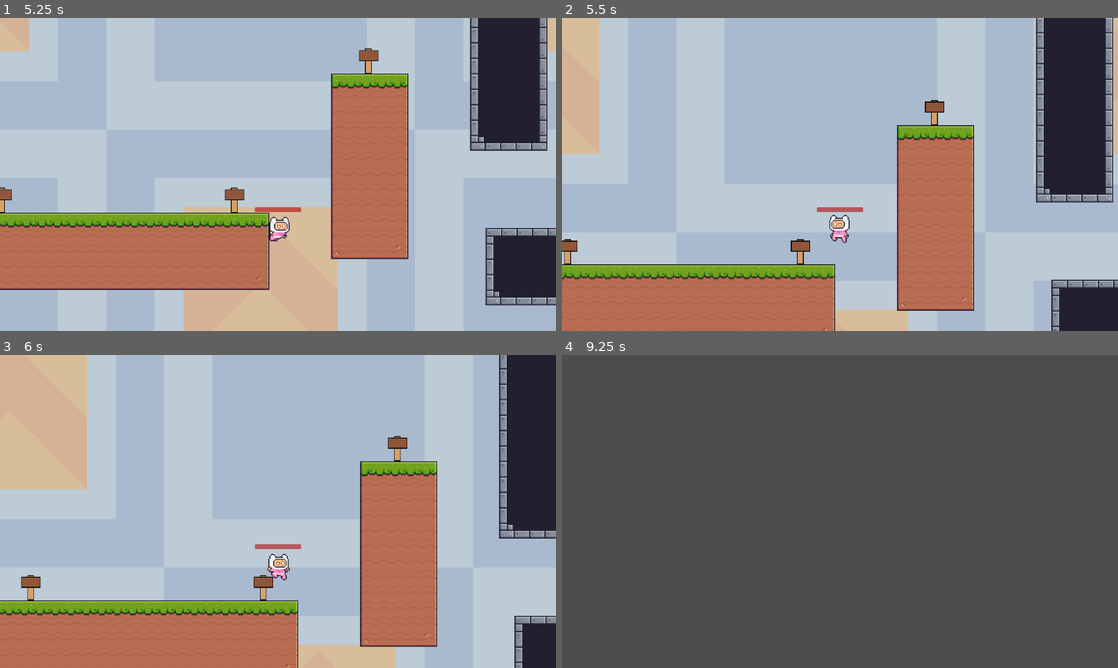
Above: before the commit, frames 1-4 (two rows, left to right).
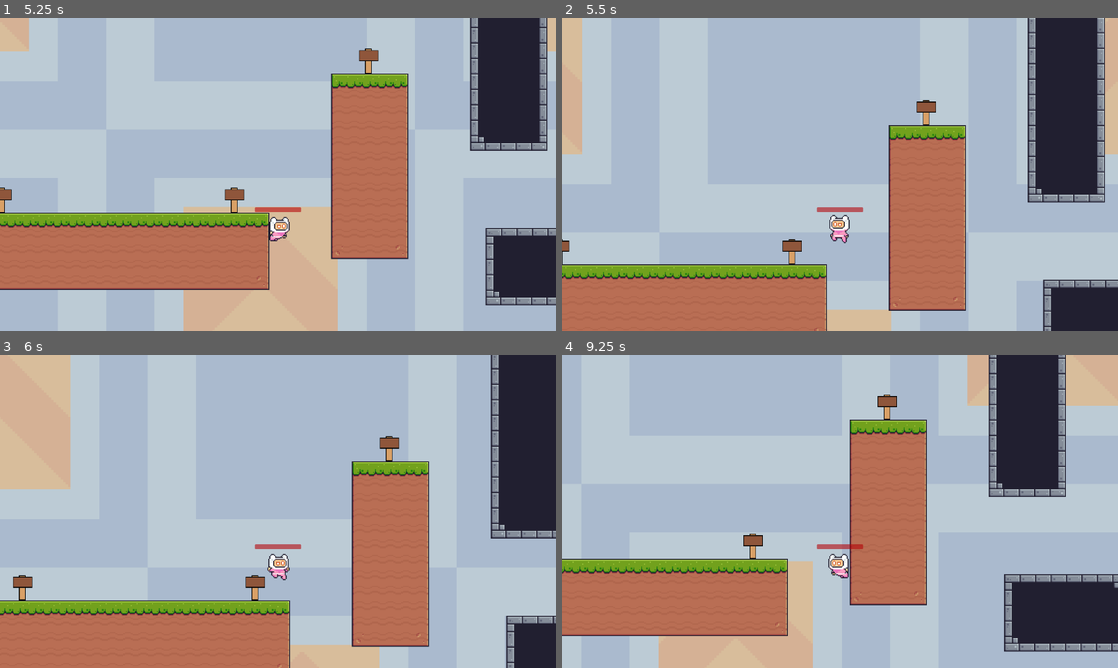
Above: after the commit, the same moments.

Repository: HiggloH/2d_platformer
Game: Godot game, scene res://Managers/Game/game_manager.tscn
The game is run twice, just before and just after one commit, with the same random seed, the same clock (stepped at 60 frames per second) and the same inputs.
Inputs (mouse positions are in pixels of both pictures, inside the frame that each line leads up to):
- Up to frame 1 (5.25 s): click "Start Game" at 0.5 s; move the mouse to (400, 158) at 1.27 s; hold Space (jump) 1.28-2.03 s; hold D (right) 1.28-2.78 s; tap E (use) at 1.35, 2.3, 3.6, 4.35 s; move the mouse to (166, 190) at 2.02 s; tap Space (jump) at 2.1, 2.27, 2.57, 3.05, 3.77, 4.07, 5.1 s; move the mouse to (333, 105) at 2.77 s; press the mouse at (333, 105) at 2.78 s; hold A (left) 2.78-3.53 s; move the mouse to (250, 237) at 3.52 s; release the mouse at (250, 237) at 3.53 s; hold D (right) 3.53-5.03 s; move the mouse to (444, 221) at 4.27 s; hold Space (jump) 4.28-5.03 s; move the mouse to (111, 127) at 5.02 s; hold A (left) from 5.03 s (still down)
- Up to frame 2 (5.5 s): keep holding A (left); tap Space (jump) at 5.27 s; tap E (use) at 5.3 s
- Up to frame 3 (6 s): tap Space (jump) at 5.57 s; move the mouse to (305, 511) at 5.77 s; release A (left) at 5.78 s; press the mouse at (305, 511) at 5.78 s; hold D (right) from 5.78 s (still down)
- Up to frame 4 (9.25 s): tap Space (jump) at 6.05, 6.77, 7.07, 8.1, 8.27, 8.57, 9.05 s; move the mouse to (756, 433) at 6.52 s; release D (right) at 6.53 s; release the mouse at (756, 433) at 6.53 s; hold A (left) 6.53-8.03 s; tap E (use) at 6.6, 7.35, 8.3 s; move the mouse to (962, 495) at 7.27 s; hold Space (jump) 7.28-8.03 s; move the mouse to (728, 527) at 8.02 s; hold D (right) from 8.03 s (still down); move the mouse to (895, 442) at 8.77 s; press the mouse at (895, 442) at 8.78 s

Frame 1 is identical in both runs. In frame 2, 9.2% of the frame differs, in the area x 0-100%, y 0-100%; in frame 3, 7.8%; in frame 4, 100%.

Commit message:
save and loading og levels

Diff:
--- a/GlobalScripts/Save/Load.gd
+++ b/GlobalScripts/Save/Load.gd
@@ -1 +1,11 @@
 extends Node
+
+const SAVE_FILE_1 = "user://save_file_1.json"
+
+func load():
+	var save_file = FileAccess.open(SAVE_FILE_1, FileAccess.READ)
+
+	if save_file != null:
+		var unlocked_levels = save_file.get_line()
+
+		Game.unlocked_levels = unlocked_levels
--- a/GlobalScripts/Save/Save.gd
+++ b/GlobalScripts/Save/Save.gd
@@ -1,4 +1,11 @@
 extends Node
 
-static func save(unlocked_levels: Array):
-	pass
+const SAVE_FILE_1 = "user://save_file_1.json"
+
+func save():
+	var unlocked_levels = Game.unlocked_levels
+
+	var save_file = FileAccess.open(SAVE_FILE_1, FileAccess.WRITE)
+	save_file.store_line(JSON.stringify(unlocked_levels))
+
+	save_file.close()
--- a/Levels/Level0-10/level_2.tscn
+++ b/Levels/Level0-10/level_2.tscn
@@ -1,7 +1,8 @@
-[gd_scene load_steps=9 format=3 uid="uid://bajx5uf2ledwq"]
+[gd_scene load_steps=10 format=3 uid="uid://bajx5uf2ledwq"]
 
 [ext_resource type="Script" path="res://Levels/Managers/level_manager.gd" id="1_7xpga"]
 [ext_resource type="TileSet" uid="uid://bdnc6f10838he" path="res://Level.tres" id="2_7l4yf"]
+[ext_resource type="PackedScene" uid="uid://cdsmv1wayx0vn" path="res://paralax_background.tscn" id="2_fedp7"]
 [ext_resource type="PackedScene" uid="uid://80wr0lsqa5qk" path="res://Levels/Obsticales/kill_zone.tscn" id="3_l5k27"]
 [ext_resource type="PackedScene" uid="uid://b2lrjg3arncom" path="res://Player/Weapons/Sword.tscn" id="3_x364v"]
 [ext_resource type="PackedScene" uid="uid://db6ot0hmw34fx" path="res://Levels/Obsticales/platform.tscn" id="4_nri66"]
@@ -13,6 +14,8 @@
 
 [node name="Level2" type="Node2D"]
 script = ExtResource("1_7xpga")
+
+[node name="ParalaxBackground" parent="." instance=ExtResource("2_fedp7")]
 
 [node name="TileMap" type="TileMap" parent="."]
 tile_set = ExtResource("2_7l4yf")
@@ -84,5 +87,5 @@
 region_rect = Rect2(393, 105, 42, 8)
 
 [node name="SwordPickup" parent="Boss" instance=ExtResource("3_x364v")]
-position = Vector2(208, 27)
+position = Vector2(2600, 48)
 rotation = 1.57079
--- a/Levels/Level0-10/tutorial_level.tscn
+++ b/Levels/Level0-10/tutorial_level.tscn
@@ -2,7 +2,7 @@
 
 [ext_resource type="Script" path="res://Levels/Managers/level_manager.gd" id="1_cofhg"]
 [ext_resource type="TileSet" uid="uid://bdnc6f10838he" path="res://Level.tres" id="2_7vxh4"]
-[ext_resource type="PackedScene" uid="uid://cdsmv1wayx0vn" path="res://Levels/Menus/Background/paralax_background.tscn" id="3_1ns52"]
+[ext_resource type="PackedScene" uid="uid://cdsmv1wayx0vn" path="res://paralax_background.tscn" id="3_1ns52"]
 [ext_resource type="PackedScene" uid="uid://trjvtgb4f0ob" path="res://Enemies/Pig_Enemy/pig_enemy.tscn" id="4_vq4mt"]
 [ext_resource type="Script" path="res://Levels/Level0-10/sign.gd" id="5_drk6o"]
 [ext_resource type="Texture2D" uid="uid://bsi3br8xkpxde" path="res://Art/Free/Items/Sign.png" id="5_tinpi"]
--- a/Managers/Game/game_manager.gd
+++ b/Managers/Game/game_manager.gd
@@ -8,6 +8,8 @@
 var max_level = 2
 
 func _ready():
+	Load.load()
+
 	GlobalSignals.connect("change_level", change_level)
 	GlobalSignals.connect("return_to_menu", spawn_menu)
 	GlobalSignals.connect("win", win)
--- a/Menus/Level Select/level_select.gd
+++ b/Menus/Level Select/level_select.gd
@@ -3,6 +3,8 @@
 func _ready():
 	if Game.unlocked_levels[1]:
 		$Lock1.visible = false
+	if Game.unlocked_levels[2]:
+		$Lock2.visible = false
 
 func _on_return_button_down():
 	GlobalSignals.emit_signal("return_to_menu")
@@ -13,3 +15,7 @@
 func _on_level_1_button_down():
 	if Game.unlocked_levels[1]:
 		GlobalSignals.emit_signal("change_level", 1)
+
+func _on_level_2_button_down():
+	if Game.unlocked_levels[2]:
+		GlobalSignals.emit_signal("change_level", 2)
--- a/Menus/Level Select/level_select.tscn
+++ b/Menus/Level Select/level_select.tscn
@@ -55,6 +55,16 @@
 theme_override_font_sizes/font_size = 37
 text = "Level 1"
 
+[node name="Level2" type="Button" parent="CanvasLayer/Control"]
+layout_mode = 0
+offset_left = 128.0
+offset_top = 288.0
+offset_right = 287.0
+offset_bottom = 341.0
+theme_override_fonts/font = ExtResource("1_lygsp")
+theme_override_font_sizes/font_size = 37
+text = "Level 2"
+
 [node name="RichTextLabel" type="RichTextLabel" parent="CanvasLayer/Control"]
 layout_mode = 1
 anchors_preset = 5
@@ -75,6 +85,13 @@
 scale = Vector2(2, 2)
 texture = ExtResource("3_gqmf0")
 
+[node name="Lock2" type="Sprite2D" parent="."]
+texture_filter = 1
+position = Vector2(312, 312)
+scale = Vector2(2, 2)
+texture = ExtResource("3_gqmf0")
+
 [connection signal="button_down" from="CanvasLayer/Control/Return" to="." method="_on_return_button_down"]
 [connection signal="button_down" from="CanvasLayer/Control/Tutorial" to="." method="_on_tutorial_button_down"]
 [connection signal="button_down" from="CanvasLayer/Control/Level1" to="." method="_on_level_1_button_down"]
+[connection signal="button_down" from="CanvasLayer/Control/Level2" to="." method="_on_level_2_button_down"]
--- a/Menus/Main/main_menu.gd
+++ b/Menus/Main/main_menu.gd
@@ -4,6 +4,8 @@
 signal level_select
 
 func _on_quit_button_down():
+	Save.save()
+
 	get_tree().quit()
 
 func _on_level_select_button_down():
--- a/Player/Player_Controller.gd
+++ b/Player/Player_Controller.gd
@@ -2,8 +2,8 @@
 
 const GRAVITY: float = 1200.0
 const WALL_GRAVITY: float = 250.0
-const MAX_VELOCITY: Vector2 = Vector2(0, 10000)
-const MAX_WALL_VELOCITY: Vector2 = Vector2(0, 500)
+const MAX_VELOCITY: Vector2 = Vector2(0, 1000)
+const MAX_WALL_VELOCITY: Vector2 = Vector2(0, 350)
 
 @onready var sword_controller: Node2D = preload("res://Player/Weapons/sword_controller.tscn").instantiate()
 
@@ -26,6 +26,7 @@
 var damage: int = 10
 
 var current_state: States = States.Idle
+var last_state: States
 
 #Barn referencer
 @onready var sprite_anim: AnimatedSprite2D = $AnimatedSprite2D
@@ -50,8 +51,10 @@
 	health_bar.set_health(health)
 
 func change_state(new_state: States):
-	#velocity = Vector2.ZERO
-
+	if new_state == States.WallJumping:
+		velocity.x = 0
+
+	last_state = current_state
 	current_state = new_state
 
 func _physics_process(delta):
@@ -108,7 +111,7 @@
 		#move the sword pos the follow the sprite flip
 		sword_pos.position.x = -8
 
-	if current_state == States.Falling:
+	if current_state == States.Falling and last_state != States.WallJumping:
 		sprite_anim.play("Falling")
 	elif current_state == States.WallJumping:
 		sprite_anim.play("Wall_Jump")
@@ -126,7 +129,7 @@
 
 func jump(delta: float):
 	if is_on_wall_only():
-		velocity.x = -last_direction * (move_speed * 10) * delta
+		velocity.x = -last_direction * (move_speed * 5) * delta
 	sprite_anim.play("Jump")
 	velocity.y = jump_height * delta
 
@@ -185,6 +188,7 @@
 	if area.is_in_group("Enemy_Hitbox"):
 		area.get_parent().hurt(damage)
 
+		#Lauch player up after bounsing on ememy
 		change_state(States.Jumping)
 
 func _on_hit_box_area_exited(area: Area2D):
--- a/project.godot
+++ b/project.godot
@@ -19,6 +19,8 @@
 
 GlobalSignals="*res://GlobalScripts/GlobalSignals.gd"
 Game="*res://GlobalScripts/Game.gd"
+Load="*res://GlobalScripts/Save/Load.gd"
+Save="*res://GlobalScripts/Save/Save.gd"
 
 [display]
 
Renamed: Levels/Menus/Background/paralax_background.tscn -> paralax_background.tscn
